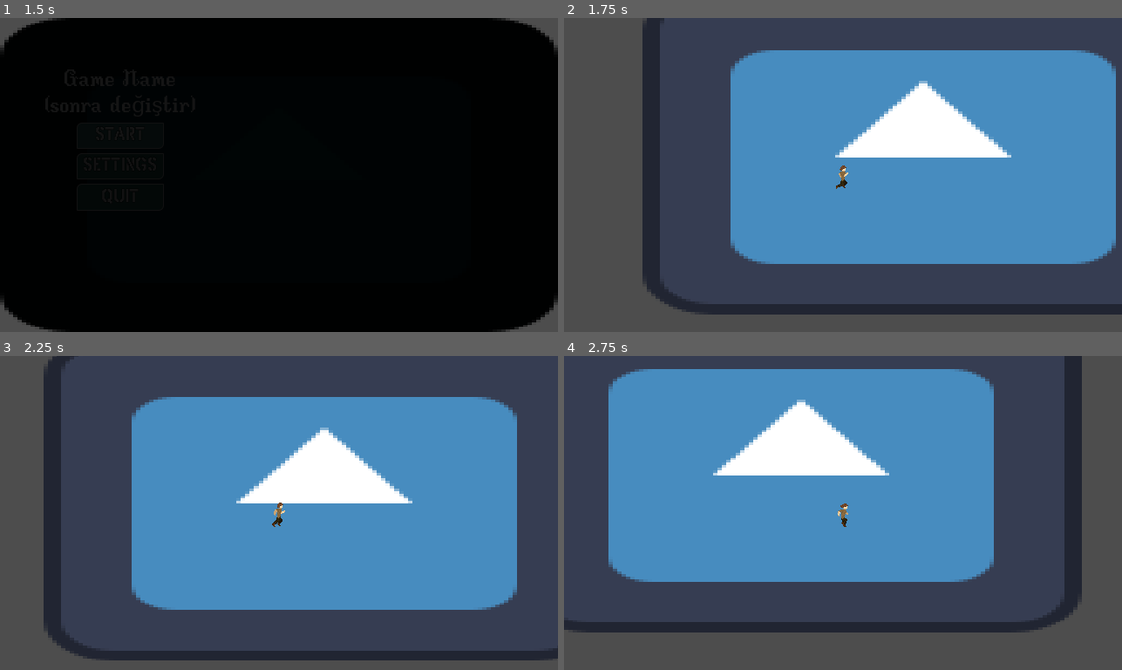
Above: before the commit, frames 1-4 (two rows, left to right).
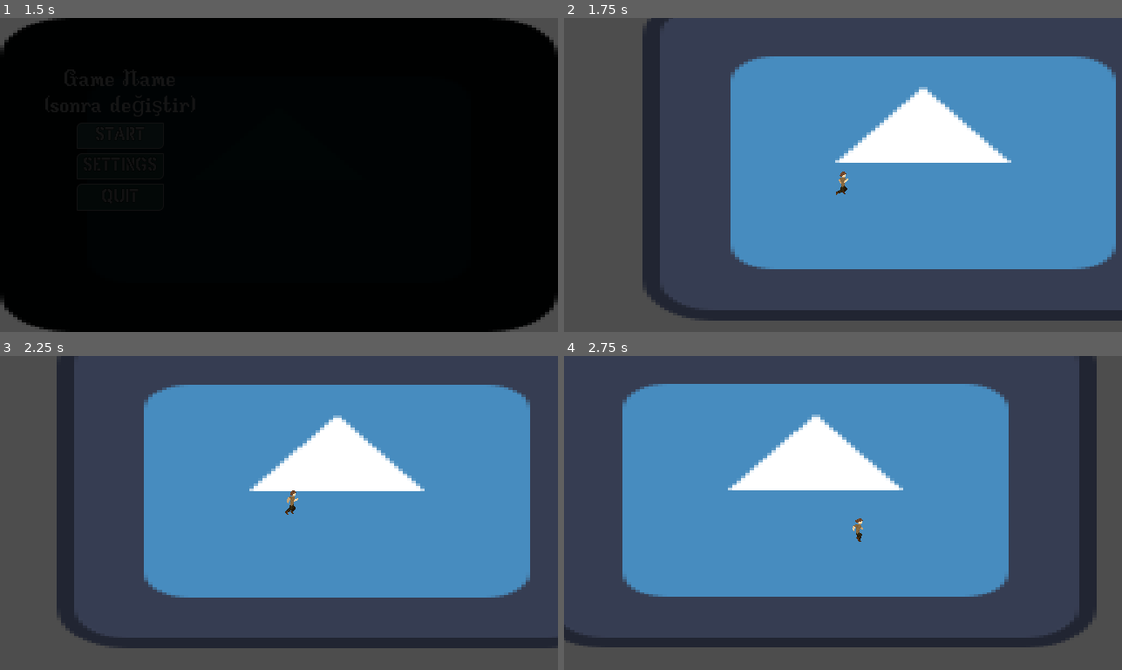
Above: after the commit, the same moments.

Repository: Buraka12/Die-For-Cookie
Game: Godot game, scene res://Scenes/main_menu.tscn
Same seed, same stepped clock (60 frames per second), same inputs: the game is played once before the commit and once after it. The engine's default icon, where the game draws it, is replaced by a stand-in: a white triangle on a blue panel in a dark square.
Inputs:
- Up to frame 1 (1.5 s): click "Start" at 0.5 s; click "Start" at 1.25 s
- Up to frame 2 (1.75 s): no input
- Up to frame 3 (2.25 s): hold D (right) from 2.03 s (still down); tap Space (jump) at 2.1 s
- Up to frame 4 (2.75 s): keep holding D (right); tap Space (jump) at 2.27, 2.57 s

Frame 1 is identical in both runs. In frame 2, 7.4% of the frame differs, in the area x 14-100%, y 0-97%; in frame 3, 21%; in frame 4, 23%, in the area x 0-96%, y 0-93%.

Commit message:
jump fixes and camera smooth activated
Renamed the jump animation from 'jumps' to 'jump' in both scene and script for consistency. Improved animation logic in player.gd to handle idle, move, and jump states more clearly. Enabled position smoothing for Camera2D to provide smoother camera movement.

Diff:
--- a/Scenes/player.tscn
+++ b/Scenes/player.tscn
@@ -186,7 +186,7 @@
 "texture": SubResource("AtlasTexture_asskw")
 }],
 "loop": true,
-"name": &"jumps",
+"name": &"jump",
 "speed": 10.0
 }, {
 "frames": [{
@@ -257,11 +257,14 @@
 
 [node name="AnimatedSprite2D" type="AnimatedSprite2D" parent="."]
 sprite_frames = SubResource("SpriteFrames_cwv63")
-animation = &"jumps"
-frame_progress = 0.940172
+animation = &"jump"
+frame_progress = 0.625861
 
 [node name="CollisionShape2D" type="CollisionShape2D" parent="."]
 position = Vector2(0, 4)
 shape = SubResource("CapsuleShape2D_h1nu7")
 
 [node name="Camera2D" type="Camera2D" parent="."]
+process_callback = 0
+position_smoothing_enabled = true
+position_smoothing_speed = 10.0
--- a/Scripts/player.gd
+++ b/Scripts/player.gd
@@ -11,8 +11,6 @@
 	# Handle jump.
 	if Input.is_action_just_pressed("jump") and is_on_floor():
 		velocity.y = JUMP_VELOCITY
-	if not is_on_floor():
-		$AnimatedSprite2D.play("jumps")
 
 	# Get the input direction and handle the movement/deceleration.
 	var direction := Input.get_axis("left", "right")
@@ -24,12 +22,20 @@
 		$AnimatedSprite2D.flip_h = true
 
 	#moving
-	if direction and is_on_floor():
-		$AnimatedSprite2D.play("move")
+	if direction:
 		velocity.x = direction * SPEED
 
-	elif not direction and is_on_floor():
-		$AnimatedSprite2D.play("idle")
+	elif not direction:
 		velocity.x = move_toward(velocity.x, 0, 12)
 
+
+	#animations
+	if is_on_floor():
+		if direction == 0:
+			$AnimatedSprite2D.play("idle")
+		else:
+			$AnimatedSprite2D.play("move")
+	else:
+		$AnimatedSprite2D.play("jump")
+
 	move_and_slide()
